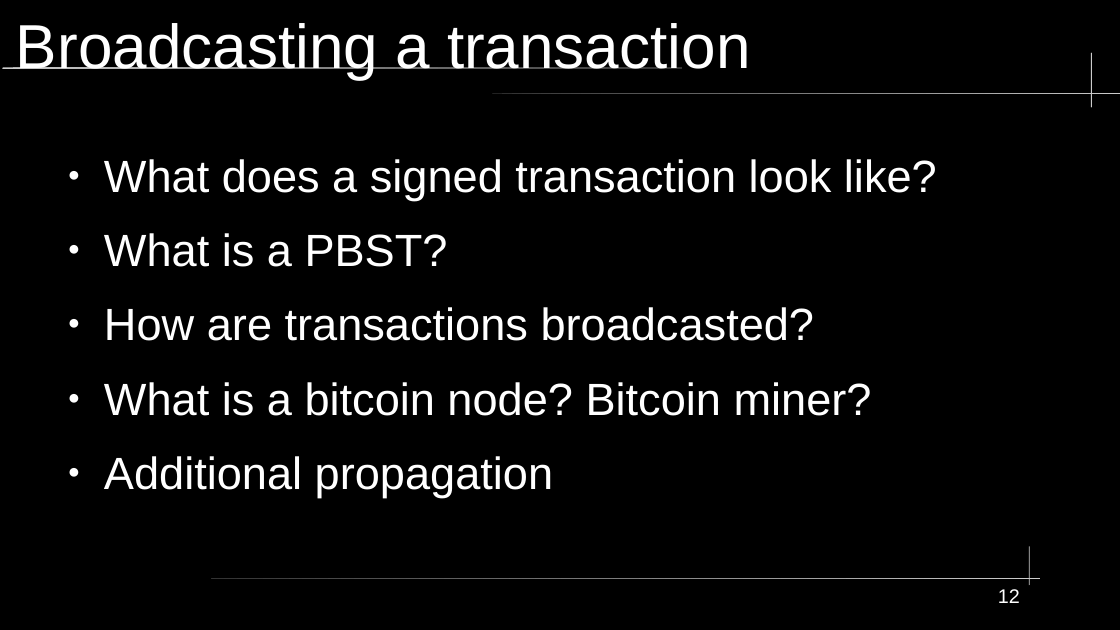
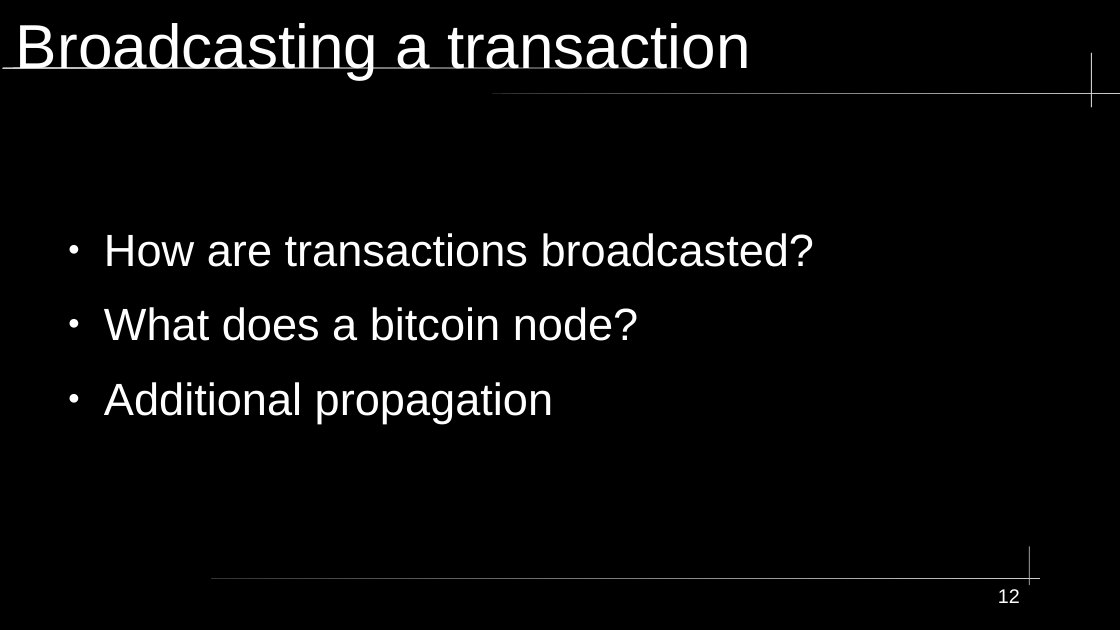
Before and after one commit to jasonribble/journey-of-an-utxo, a slide deck: slide 12 of slides.odp. Drawn at 1120x630 pixels with LibreOffice and Linux fonts; fonts in the diff are those of the drawing. Boxes give left, top, right and bottom in pixels: in the first picture for what was removed or moved away, otherwise in the second. Text is boxed around its words. In the diff, an @@ line names an element or a change of style, - is before the commit and + after.

Commit message:
fix: slides
I don't know what I fixed because...that's how these .odp files work

```diff
--- a/slides.odp
+++ b/slides.odp
@@ text at [104,159,937,267]: paragraphs removed @@
-● What does a signed transaction look like?
-● What is a PBST?
@@ text at [104,307,639,341]: text changed @@
-● What is a bitcoin node? Bitcoin miner?
+● What does a bitcoin node?
```
Also in this commit, not shown: 4 other slides changed.
